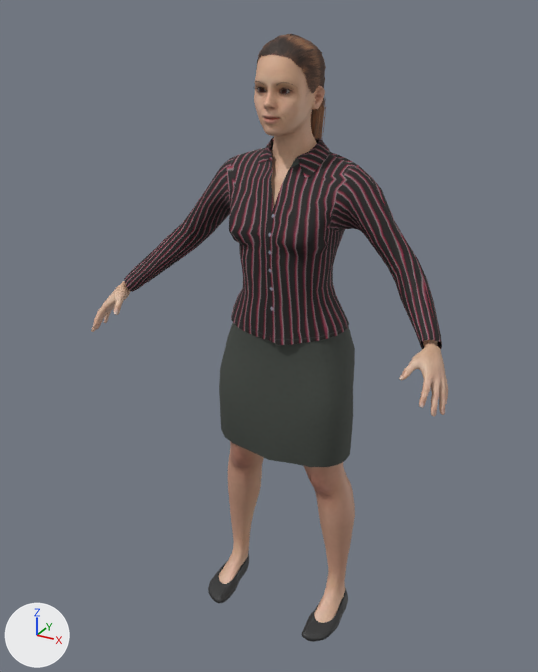
The glTF model olumi/beta/3d/of-m.glb as it was, and as the next commit left it.
Rendered twice from a camera (50 mm lens) standing at (0.825, -1.64, 1.639) and looking at (-0.036, -0.074, 0.856). Lighting does not change. The marker at lower left points along +X, +Y and +Z. The picture after the commit comes second. Vertices at exactly the same position are counted once.

The first picture shows 'Human', 'Human.female_elegantsuit01', 'Human.ponytail01', 'Human.toigo_ballet_flats' and 1 more.
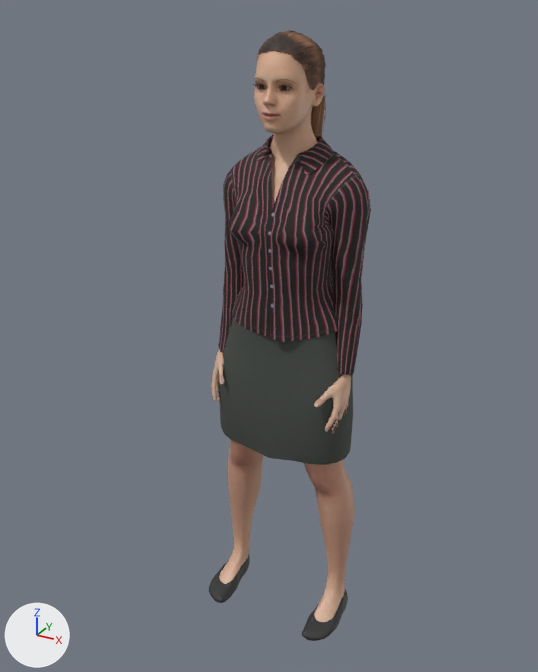
Boxes [x1, y1, x2, y2] around the edits, measured in the pictures (538 x 672 px; the box of a moved part takes in the faces that stretch with it):
'Human.female_elegantsuit01', reshaped (52% narrower): before [124, 137, 442, 467]; after [218, 134, 371, 465]
'Human', reshaped (59% narrower): before [91, 54, 448, 623]; after [211, 50, 355, 622]
part 1 of me_base, deleted (beige): before [91, 281, 131, 332]
part 2 of me_base, deleted (beige): before [399, 340, 448, 416]
part 3 of me_base, reshaped: before [218, 441, 355, 621]; after [211, 350, 355, 621]
part 4 of me_base, moved or reshaped: before [254, 54, 325, 188]; after [254, 50, 325, 186]
part 5 of me_female_elegantsuit01, rebuilt (52% narrower, 13% taller): before [124, 137, 442, 350]; after [218, 134, 371, 375]
part 6 of me_female_elegantsuit01, rebuilt: before [219, 323, 355, 467]; after [219, 319, 353, 465]

The change in detail:
me_base is used by ob_human; location (0.0, 0.0, 0.0).
me_base had 4642 vertices, 9030 faces and spanned x -0.48..0.48, y -0.29..0.05, z 0.02..1.58.
me_base now has 5452 vertices, 10471 faces and spans x -0.2..0.2, y -0.16..0.05, z 0.02..1.59.
me_base part 1: the loose piece of 763 vertices spanning x -0.48..-0.38, y -0.29..-0.12, z 0.84..0.99 is deleted.
me_base part 2: the loose piece of 745 vertices spanning x 0.38..0.48, y -0.29..-0.13, z 0.84..0.99 is deleted.
me_base part 3: 421 vertices moved from x -0.2..0.2, y -0.13..0.04, z 0.02..0.7 to x -0.2..0.2, y -0.13..0.04, z 0.02..0.71; 190 vertices removed from x -0.2..0.2, y -0.14..0.03, z 0.02..0.69; 2247 vertices added at x -0.2..0.2, y -0.15..0.02, z 0.02..0.82.
me_base part 4: 675 vertices moved from x -0.1..0.08, y -0.16..0.05, z 1.26..1.58 to x -0.1..0.08, y -0.16..0.05, z 1.27..1.59; 742 vertices removed from x -0.11..0.11, y -0.15..0.05, z 1.21..1.58; 1003 vertices added at x -0.12..0.12, y -0.16..0.05, z 1.22..1.59.
me_female_elegantsuit01 is used by ob_human_female_elegantsuit01; location (0.0, 0.0, 0.0).
me_female_elegantsuit01 had 946 vertices, 1709 faces and spanned x -0.442..0.438, y -0.189..0.096, z 0.523..1.357.
me_female_elegantsuit01 now has 1103 vertices, 2014 faces and spans x -0.202..0.2, y -0.153..0.095, z 0.53..1.363.
me_female_elegantsuit01 part 5: the loose piece of 752 vertices spanning x -0.442..0.438, y -0.189..0.087, z 0.871..1.357 is rebuilt with 880 vertices and now spans x -0.202..0.2, y -0.153..0.087, z 0.776..1.363.
me_female_elegantsuit01 part 6: the loose piece of 194 vertices spanning x -0.194..0.194, y -0.142..0.096, z 0.523..0.939 is rebuilt with 223 vertices and now spans x -0.194..0.194, y -0.143..0.095, z 0.53..0.945.
